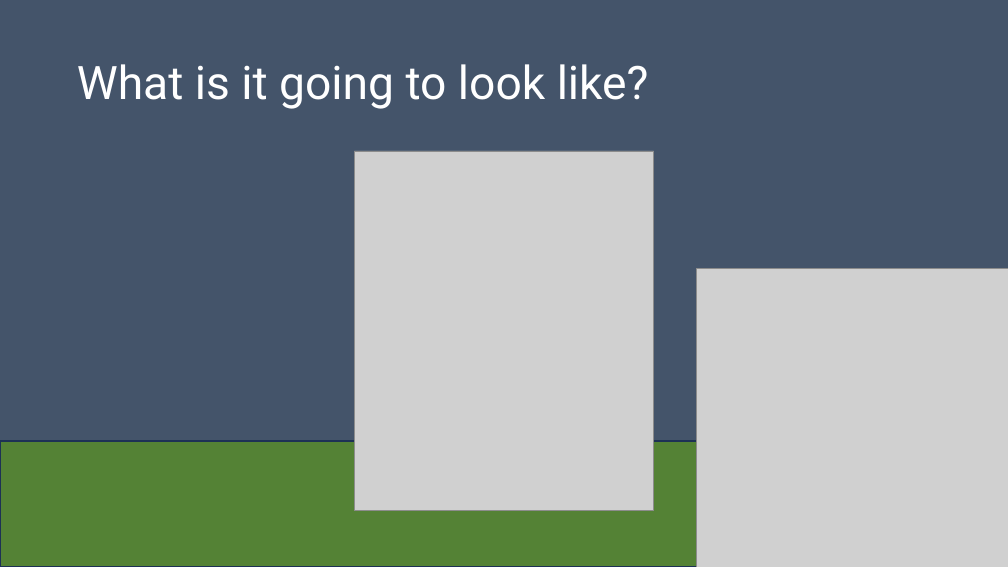
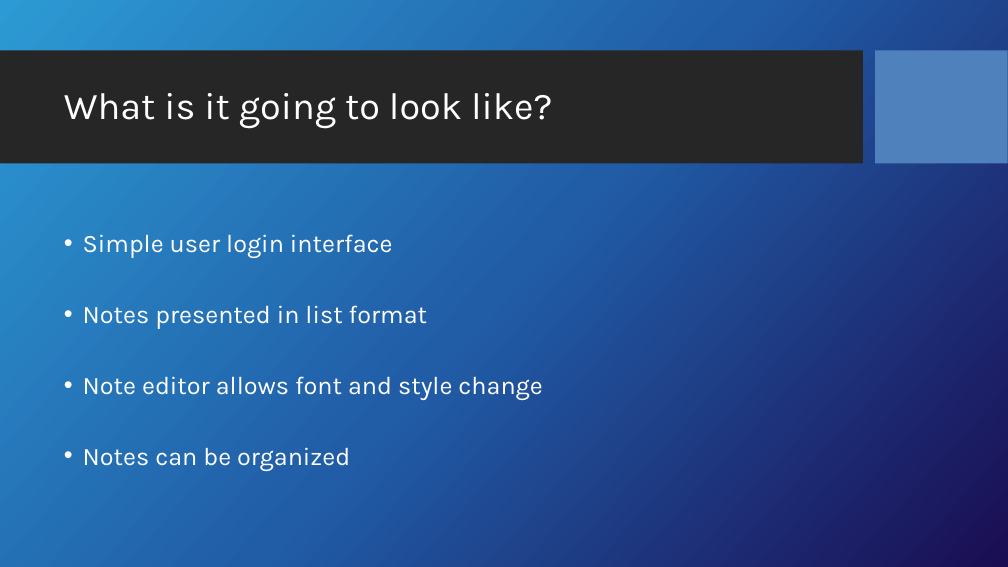
Before and after one commit to Dwaddle26/EncryptNotes, a slide deck: slide 5 of Team_2_Presentation_1.pptx (slide 4 before the commit). Drawn at 1008x567 pixels with LibreOffice and Linux fonts; fonts in the diff are those of the drawing; grey boxes stand for pictures; background and template pictures are left out. Boxes give left, top, right and bottom in pixels: in the first picture for what was removed or moved away, otherwise in the second. Text is boxed around its words. In the diff, an @@ line names an element or a change of style, - is before the commit and + after.

Commit message:
Update Team_2_Presentation_1.pptx
Reworked all slides, changed format

```diff
--- a/Team_2_Presentation_1.pptx
+++ b/Team_2_Presentation_1.pptx
@@ background #44546A to picture (left out) @@
@@ rectangle added at <box>0,51,863,164</box>, fill #262626 @@
@@ rectangle added at <box>876,51,1008,164</box>, fill #4F81BD @@
@@ title "What is it going to ...": place and size @@
-title "What is it going to ..." at <box>77,64,649,109</box>
+title "What is it going to ..." at <box>64,93,552,128</box>
@@ title "What is it going to ..." at <box>64,93,552,128</box>: size 44 to 36 pt, font Roboto to Karla @@
@@ picture removed at <box>355,151,654,511</box> @@
@@ text added at <box>83,234,542,471</box>, 24 pt, text #FFFFFF @@
+• Simple user login interface
+• Notes presented in list format
+• Note editor allows font and style change
+• Notes can be organized
@@ picture removed at <box>696,268,1008,567</box> @@
@@ rectangle removed at <box>0,441,1008,567</box> @@
```
Also in this commit, not shown: 6 other slides changed, 5 slides added, 4 slides removed.
